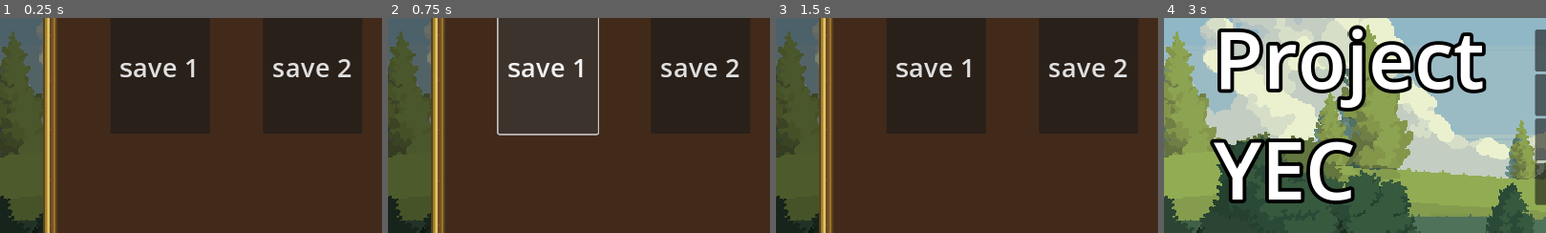
Above: before the commit, frames 1-4 (left to right).
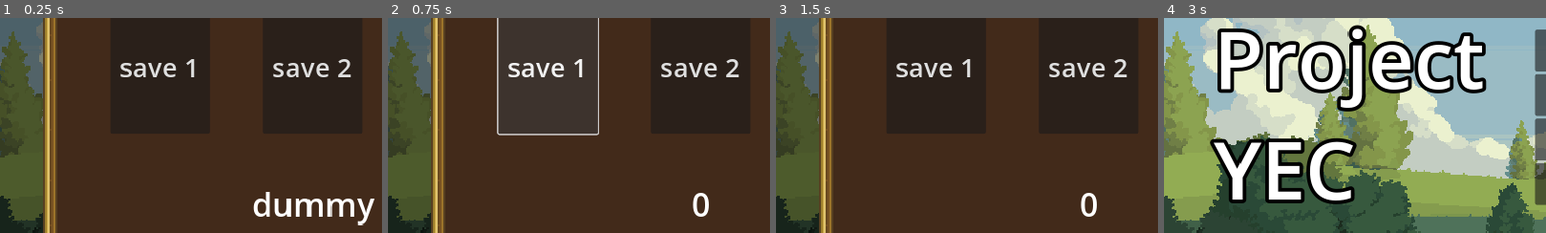
Above: after the commit, the same moments.

Repository: dpcks9677/Project_YEC
Game: Godot game, scene res://Content/Scenes/main.tscn
Two runs of this game, one before a commit and one after it. Both use one fixed random seed, a clock stepped at 60 frames per second and the inputs below. This scene is started directly instead of the project's main scene.
Inputs:
- Up to frame 1 (0.25 s): no input
- Up to frame 2 (0.75 s): click "save 1" at 0.5 s
- Up to frame 3 (1.5 s): click "New Game" at 1.25 s
- Up to frame 4 (3 s): click "New Game" at 2 s; click "back" at 2.75 s
The pictures show only the part of the screen within x 9-59%, y 30-80%; the shares and areas given below are measured in that part.

The runs differ from the first frame. In frame 1, 1.5% of the frame differs, in the area x 66-98%, y 80-97%; in frame 2, 0.3%; in frame 3, 0.3%; in frame 4, nothing differs.

Commit message:
savefile 폼 작업
* 세이브 파일 기초 작업 완료
* 세이브파일은 사용자 데이터 폴더에 저장됨.

Diff:
--- a/Content/Scenes/main.tscn
+++ b/Content/Scenes/main.tscn
@@ -103,7 +103,7 @@
 theme_override_constants/separation = 80
 alignment = 1
 
-[node name="Button" type="Button" parent="LoadScene/HBoxContainer"]
+[node name="Button1" type="Button" parent="LoadScene/HBoxContainer"]
 custom_minimum_size = Vector2(150, 200)
 layout_mode = 2
 theme_override_font_sizes/font_size = 40
@@ -131,6 +131,19 @@
 text = "back
 "
 
+[node name="saveInfo" type="Label" parent="LoadScene"]
+layout_mode = 0
+offset_left = 486.0
+offset_top = 440.0
+offset_right = 672.0
+offset_bottom = 509.0
+theme_override_font_sizes/font_size = 50
+text = "dummy"
+horizontal_alignment = 1
+vertical_alignment = 1
+
+[connection signal="pressed" from="VBoxContainer/newGameButton" to="." method="_on_new_game_button_pressed"]
 [connection signal="pressed" from="VBoxContainer/continueButton" to="." method="_on_continue_button_pressed"]
 [connection signal="pressed" from="VBoxContainer/quitButton" to="." method="_on_quit_button_pressed"]
+[connection signal="pressed" from="LoadScene/HBoxContainer/Button1" to="." method="_on_button_1_pressed"]
 [connection signal="pressed" from="LoadScene/backButton" to="." method="_on_back_button_pressed"]
--- a/Content/Scenes/mainMenu.gd
+++ b/Content/Scenes/mainMenu.gd
@@ -1,5 +1,60 @@
 extends Control
 
+const savePath = "user://Saves/"
+const saveFile = "save1.json"
+const SECURITY_KEY = "intheafterglow"
+
+var savedata = saveData.new()
+
+func _ready():
+	verify_save_directory(savePath)
+
+func verify_save_directory(path : String):
+	DirAccess.make_dir_absolute(path)
+
+func save_data(path : String):
+	var file = FileAccess.open(path, FileAccess.WRITE)
+	if file == null:
+		print(FileAccess.get_open_error())
+		return
+
+	var data = {
+		"save_data": {
+			"gold" : savedata.gold,
+			"currentStage" : savedata.currentStage,
+			"playTime" : savedata.playTime
+		}
+	}
+
+	var json_string = JSON.stringify(data, "\t")
+	file.store_string(json_string)
+	file.close()
+
+func load_data(path : String):
+	if FileAccess.file_exists(path):
+		var file = FileAccess.open(path, FileAccess.READ)
+		if file == null:
+			print(FileAccess.get_open_error())
+			return
+
+		var content = file.get_as_text()
+		file.close()
+
+		var data = JSON.parse_string(content)
+		if data == null:
+			printerr("Cannot parse %s as a json string: (%s)!" %[path, content])
+			return
+
+		savedata = saveData.new()
+		savedata.gold = data.save_data.gold
+		savedata.currentStage = data.save_data.currentStage
+		savedata.playTime = data.save_data.playTime
+
+
+	else:
+		printerr("Cannot open non-existent file at %s!" %[path])
+
+#Signals
 func _on_quit_button_pressed():
 	get_tree().quit()
 
@@ -8,3 +63,10 @@
 
 func _on_back_button_pressed():
 	get_node("LoadScene").visible = false
+
+func _on_button_1_pressed():
+	load_data(savePath+saveFile)
+	get_node("LoadScene").get_node("saveInfo").text = str(savedata.gold)
+
+func _on_new_game_button_pressed():
+	save_data(savePath+saveFile)
--- /dev/null
+++ b/Content/Scripts/saveData.gd
@@ -0,0 +1,6 @@
+extends Resource
+class_name saveData
+
+@export var gold : int
+@export var currentStage : int
+@export var playTime : int
Not shown: 1 places in Content/Scenes/Stage/Interfaces/minimap_ui.tscn that only renumber resources
Not shown: 1 places in Content/Scenes/Stage/stage_1.tscn that only renumber resources
Not shown: 1 places in Content/Scenes/Units/ally/knight.tscn that only renumber resources
Not shown: 1 places in Content/Scenes/Units/enemy/wolf.tscn that only renumber resources
Not shown: 1 places in Content/Scenes/main.tscn that only renumber resources
